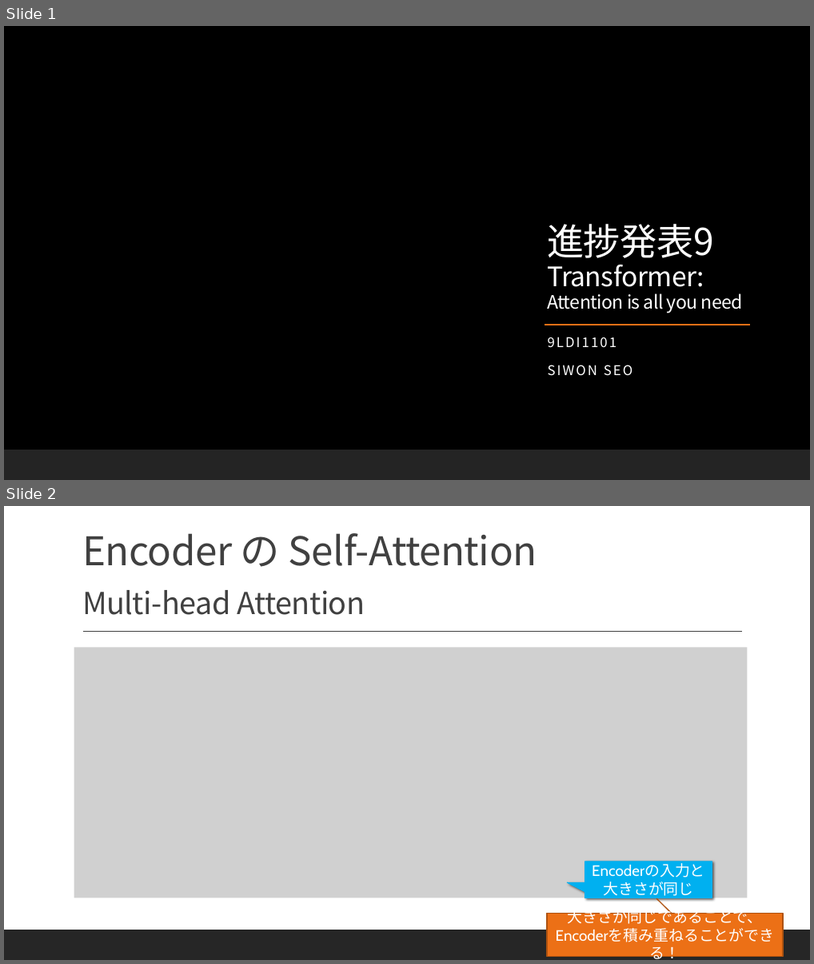
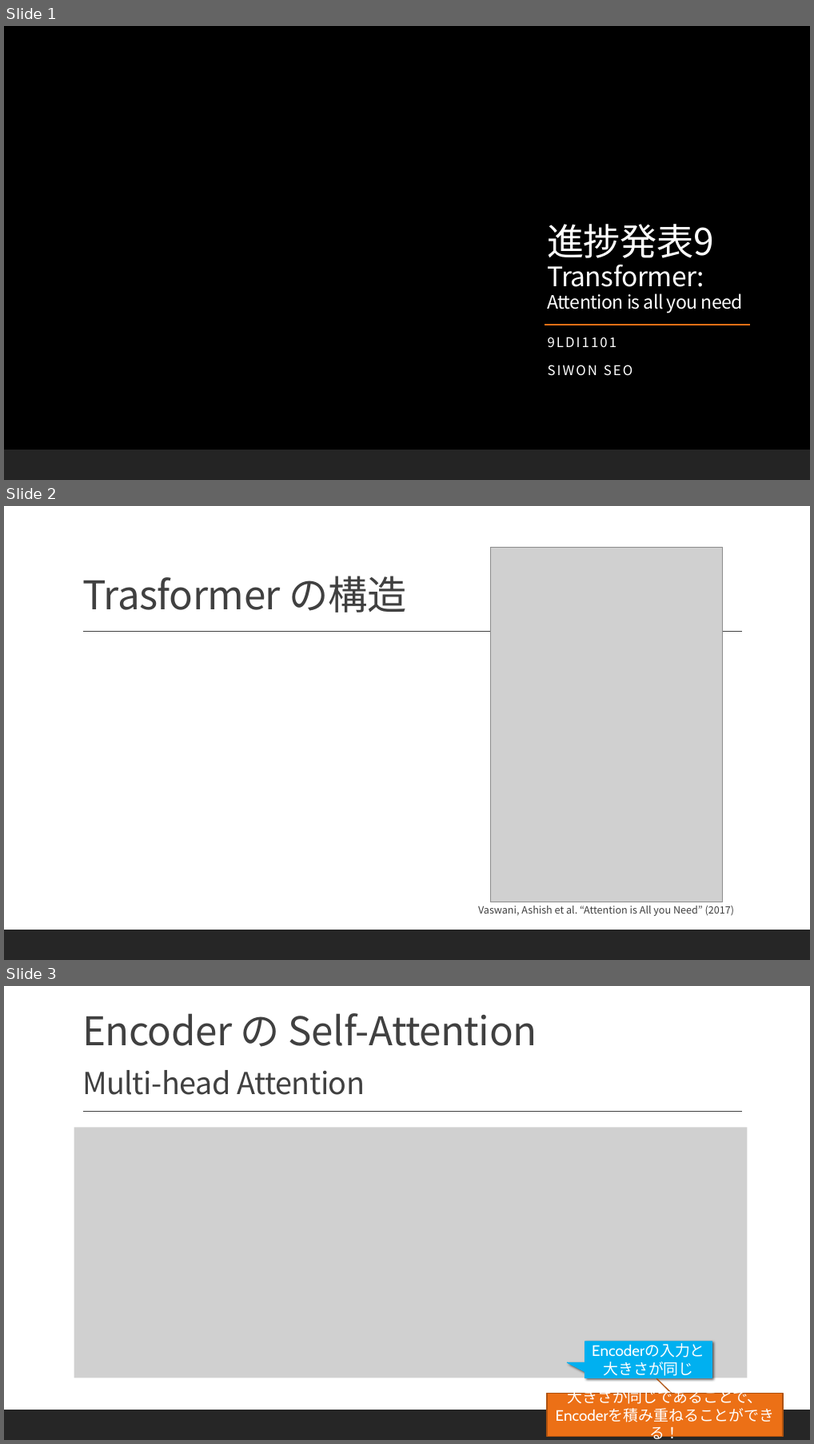
Before and after one commit to Sion1225/Study-Deeplearning-NLP, a slide deck: Presentation/ppt9 Transformer2.pptx. Shown one above the other, each under a label of ours: slides 1 and 2 before the commit, slides 1, 2 and 3 after it. The pictures are 814x964 and 814x1444 pixels, drawn with LibreOffice and Linux fonts; fonts in the diff are those of the drawing; grey boxes stand for pictures; background and template pictures are left out. Boxes give left, top, right and bottom in pixels: in the first picture for what was removed or moved away, otherwise in the second. Text is boxed around its words. In the diff, an @@ line names an element or a change of style, - is before the commit and + after.

```diff
--- a/Presentation/ppt9 Transformer2.pptx
+++ b/Presentation/ppt9 Transformer2.pptx
@@ slide 2 added at (x1=4, y1=506, x2=810, y2=960), background #FFFFFF; not listed: 2 template elements that a slide beside it also shows @@
@@ picture added at (x1=490, y1=547, x2=722, y2=902) @@
@@ title added at (x1=82, y1=576, x2=407, y2=612), 47 pt, text #404040 @@
+Trasformer の構造
@@ text added at (x1=478, y1=905, x2=734, y2=916), 12 pt, text #404040 @@
+Vaswani, Ashish et al. “Attention is All you Need” (2017)
@@ what was slide 2 is now slide 3 @@
```
Also in this commit, not shown: 3 other slides added, 1 other file.
